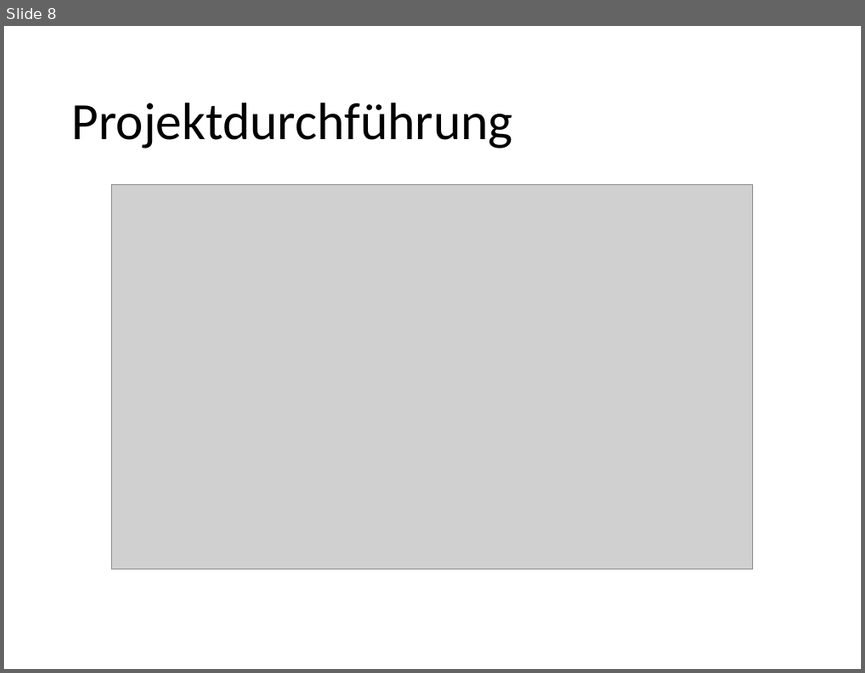
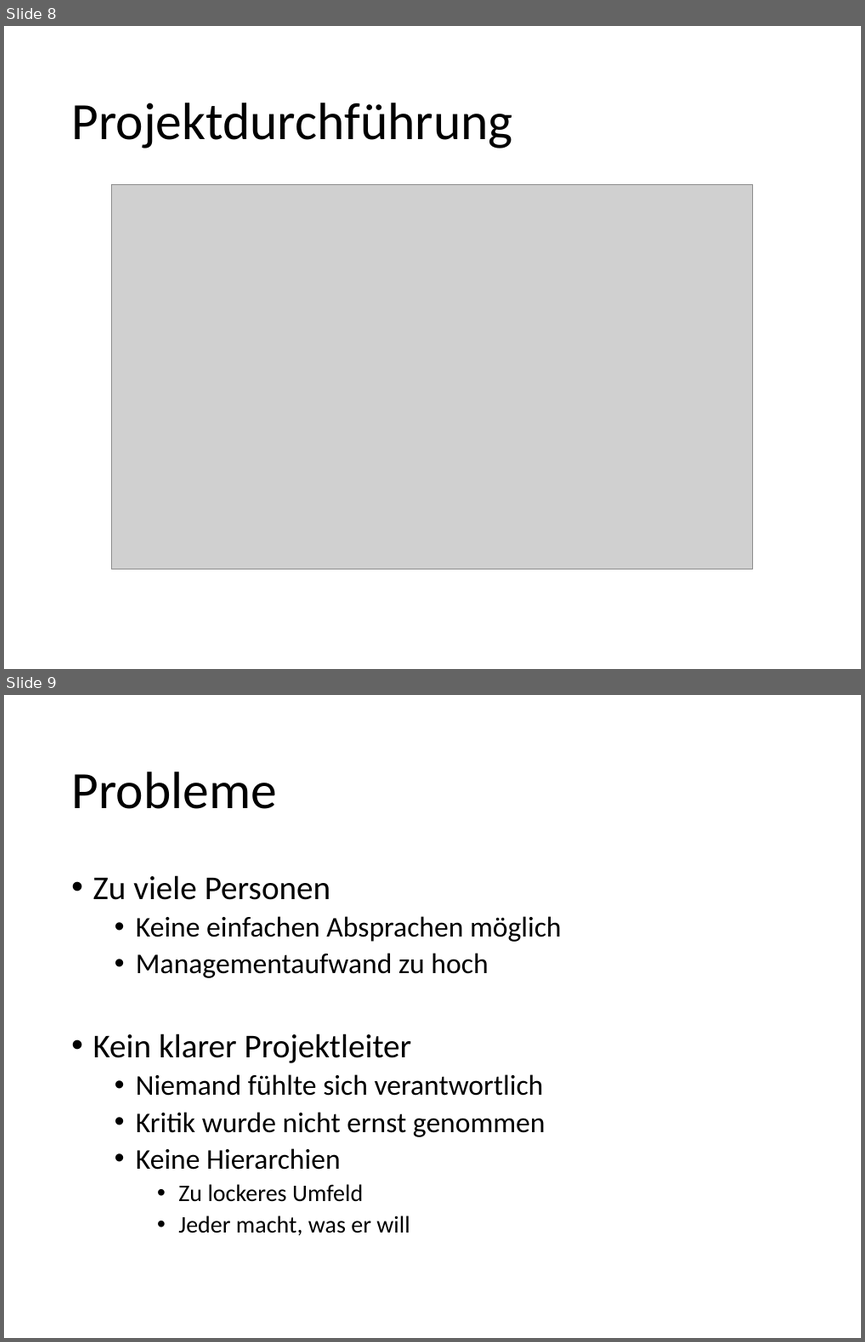
Before and after one commit to kickvinwl/kickvinwl, a slide deck: dokumente/Abschlusspräsentation.pptx. Shown one above the other, each under a label of ours: slide 8 before the commit, slides 8 and 9 after it. The pictures are 865x673 and 865x1342 pixels, drawn with LibreOffice and Linux fonts; fonts in the diff are those of the drawing; grey boxes stand for pictures. Boxes give left, top, right and bottom in pixels: in the first picture for what was removed or moved away, otherwise in the second. Text is boxed around its words. In the diff, an @@ line names an element or a change of style, - is before the commit and + after.

Commit message:
Abschlusspräsentation Probleme aufgenommen

```diff
--- a/dokumente/Abschlusspräsentation.pptx
+++ b/dokumente/Abschlusspräsentation.pptx
@@ slide 9 added at <box>4,695,861,1338</box>, background #FFFFFF @@
@@ title added at <box>71,771,277,809</box>, 44 pt, text #000000 @@
+Probleme
@@ text added at <box>93,875,562,1236</box>, 24 pt, text #000000 @@
+• Zu viele Personen
+  • Keine einfachen Absprachen möglich
+  • Managementaufwand zu hoch
+• Kein klarer Projektleiter
+  • Niemand fühlte sich verantwortlich
+  • Kritik wurde nicht ernst genommen
+  • Keine Hierarchien
+    • Zu lockeres Umfeld
+    • Jeder macht, was er will
```
Also in this commit, not shown: 1 slide changed, 1 other slide added.
